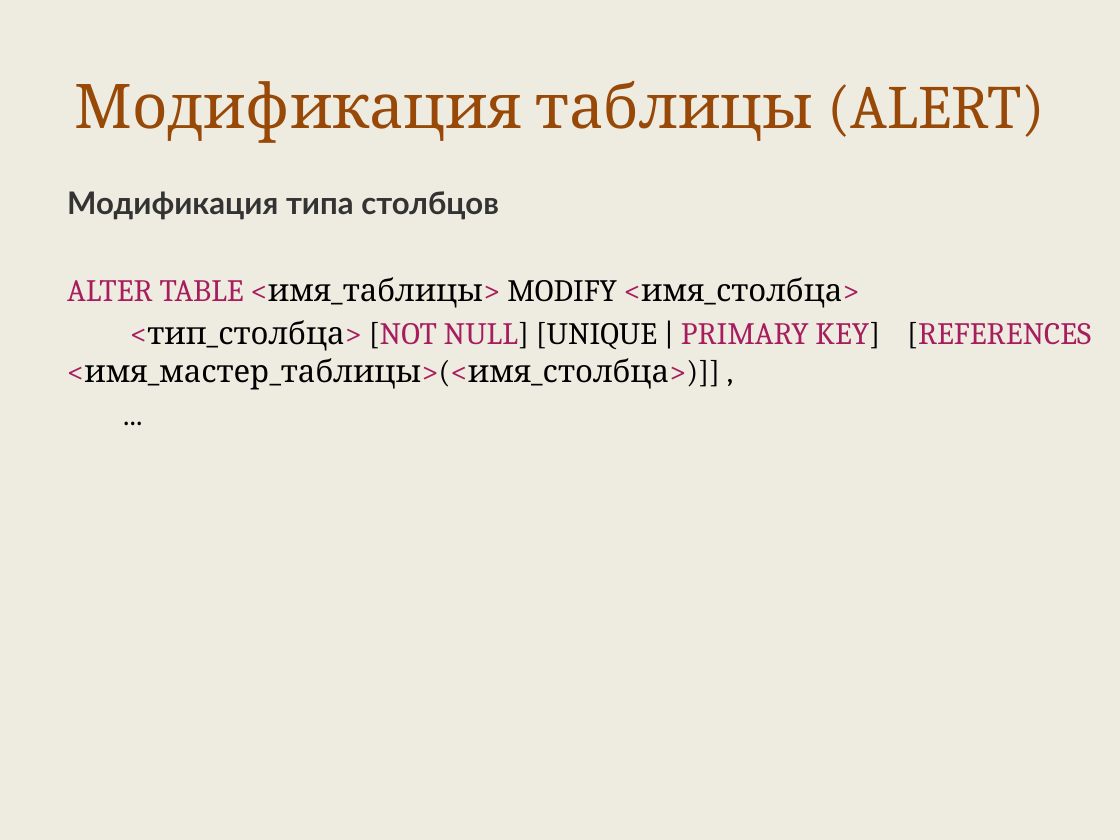
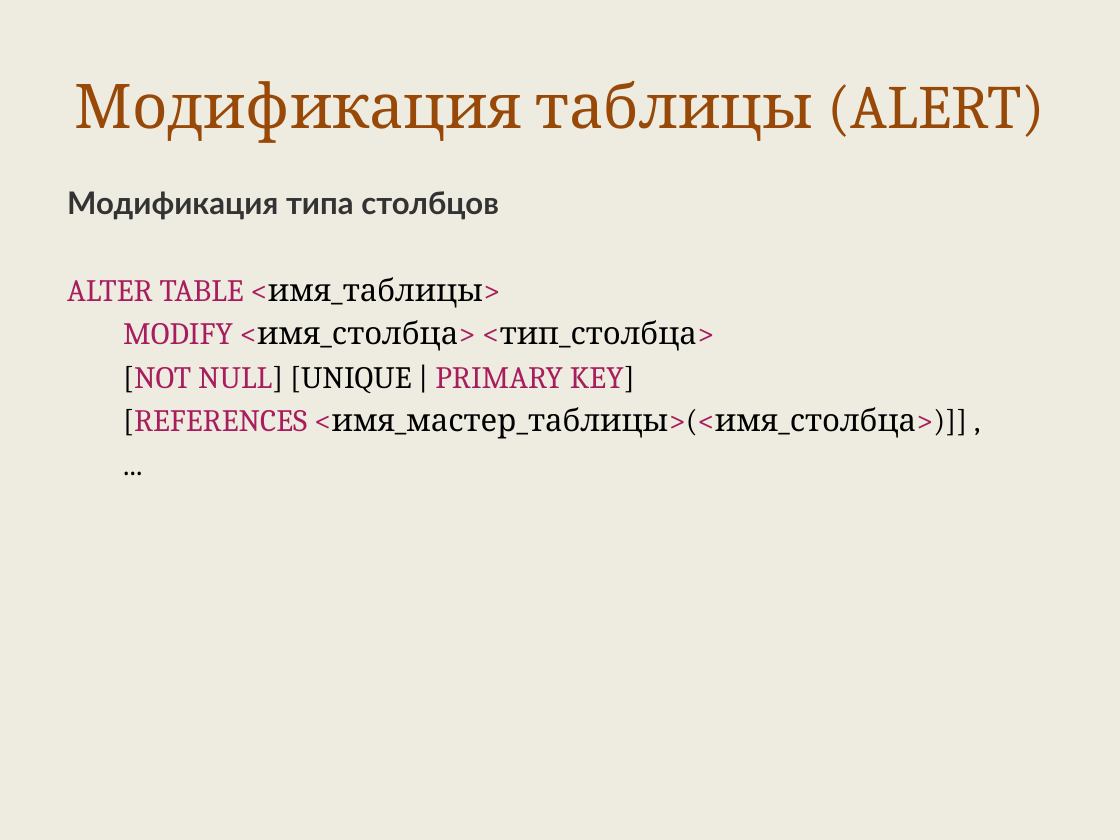
Before and after one commit to maxchv/LearnPython, a slide deck: slide 25 of week12/sql.pptx. Drawn at 1120x840 pixels with LibreOffice and Linux fonts; fonts in the diff are those of the drawing. Boxes give left, top, right and bottom in pixels: in the first picture for what was removed or moved away, otherwise in the second. Text is boxed around its words. In the diff, an @@ line names an element or a change of style, - is before the commit and + after.

```diff
--- a/week12/sql.pptx
+++ b/week12/sql.pptx
@@ text at [67,277,967,439]: text changed @@
-ALTER TABLE <имя_таблицы> MODIFY <имя_столбца>
-<тип_столбца> [NOT NULL] [UNIQUE | PRIMARY KEY] [REFERENCES <имя_мастер_таблицы>(<имя_столбца>)]] ,
+ALTER TABLE <имя_таблицы>
+MODIFY <имя_столбца> <тип_столбца>
+[NOT NULL] [UNIQUE | PRIMARY KEY]
+[REFERENCES <имя_мастер_таблицы>(<имя_столбца>)]] ,
```
Also in this commit, not shown: 11 other slides changed, 1 slide added, 3 other files.
